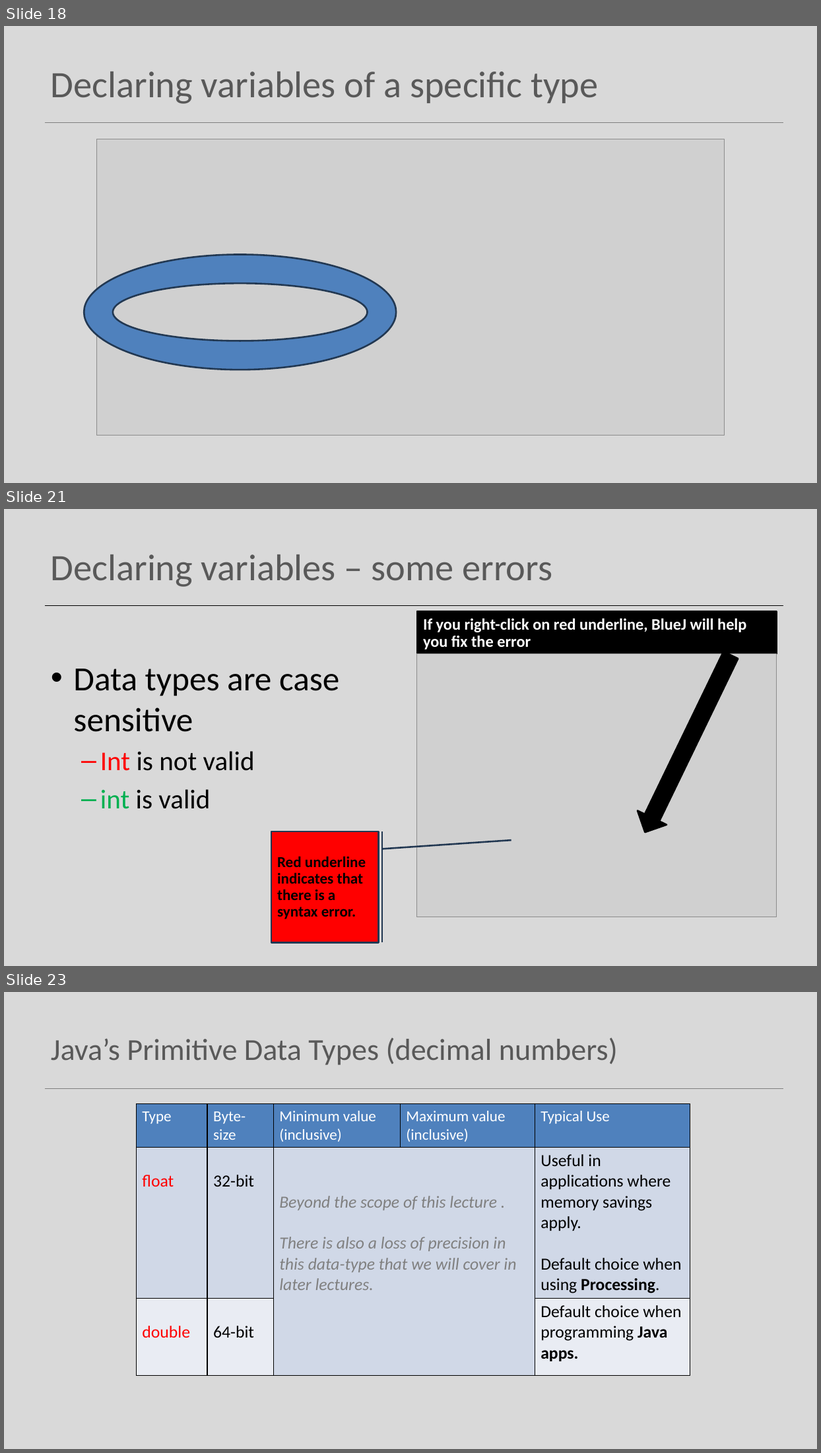
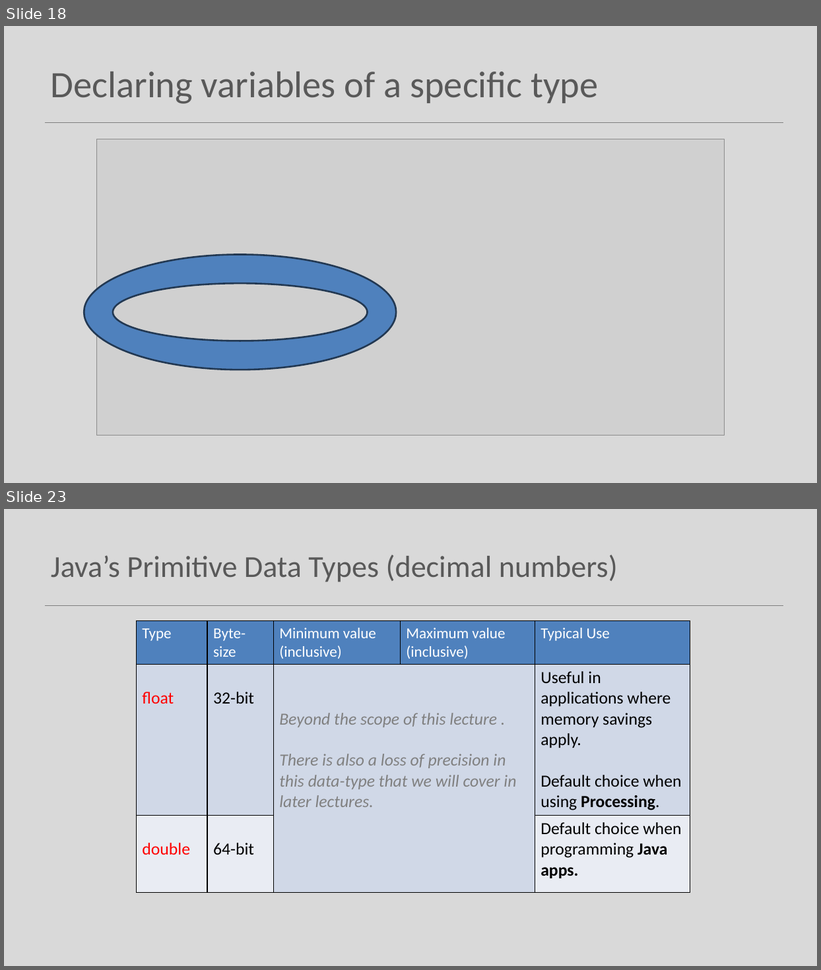
Before and after one commit to Programming-Fundamentals-SETU/prog-fund-1-sept-25, a slide deck: topic03-dataTypes-variables-and-expressions/unit-1/talk-1/a-data-types.pptx. Shown one above the other, each under a label of ours: slides 18, 21 and 23 before the commit, slides 18 and 23 after it; the slides between them are not shown. The pictures are 821x1453 and 821x970 pixels, drawn with LibreOffice and Linux fonts; fonts in the diff are those of the drawing; grey boxes stand for pictures. Boxes give left, top, right and bottom in pixels: in the first picture for what was removed or moved away, otherwise in the second. Text is boxed around its words. In the diff, an @@ line names an element or a change of style, - is before the commit and + after.

```diff
--- a/topic03-dataTypes-variables-and-expressions/unit-1/talk-1/a-data-types.pptx
+++ b/topic03-dataTypes-variables-and-expressions/unit-1/talk-1/a-data-types.pptx
@@ slide 21 removed at [4, 509, 817, 966], background #D9D9D9 @@
@@ title removed at [51, 555, 552, 587] @@
-Declaring variables – some errors
@@ line removed from (45, 605) to (783, 605) @@
@@ rectangle removed at [417, 611, 776, 654] @@
-If you right-click on red underline, BlueJ will help you fix the error
@@ picture removed at [417, 654, 776, 918] @@
@@ down arrow removed at [631, 648, 746, 840] @@
@@ text removed at [73, 669, 339, 809] @@
-• Data types are case sensitive
-  – Int is not valid
-  – int is valid
@@ accent border callout removed at [271, 832, 378, 943] @@
-Red underline indicates that there is a syntax error.
```
Also in this commit, not shown: 8 slides changed, 5 slides added, 1 other slide removed, 19 other files.
